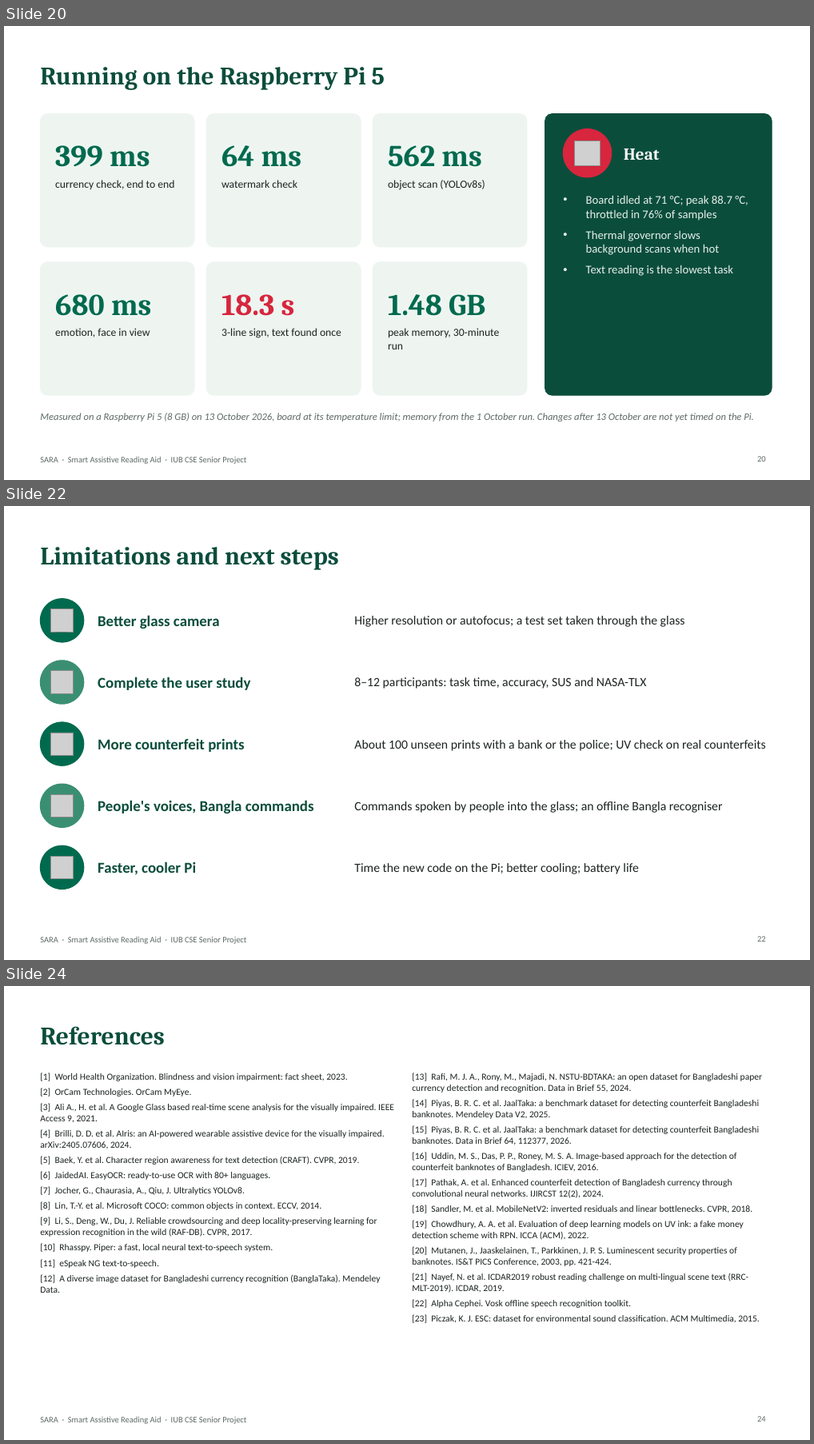
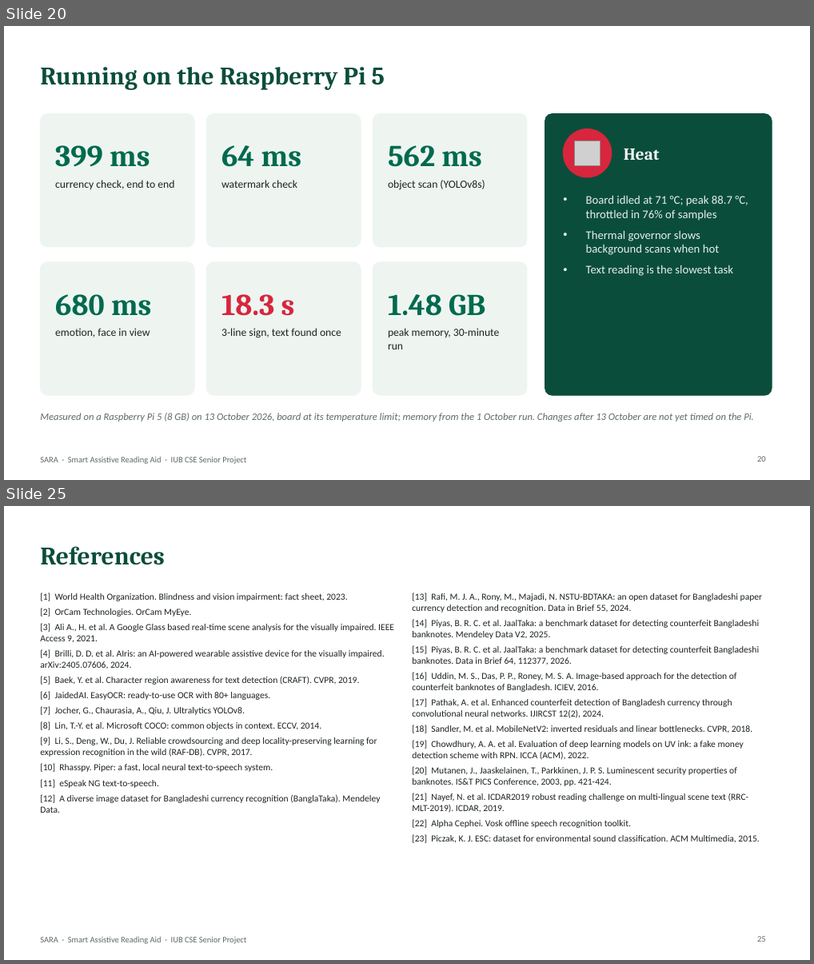
Before and after one commit to aflam330/Senior_project_wearable_glass_for_blind_people_using_ocr_and_ylo, a slide deck: Thesis Report and paper/thesis report/slides/SARA_Presentation.pptx. Shown one above the other, each under a label of ours: slides 20, 22 and 24 before the commit, slides 20 and 25 after it; the slides between them are not shown. The pictures are 814x1444 and 814x964 pixels, drawn with LibreOffice and Linux fonts; fonts in the diff are those of the drawing; grey boxes stand for pictures. Boxes give left, top, right and bottom in pixels: in the first picture for what was removed or moved away, otherwise in the second. Text is boxed around its words. In the diff, an @@ line names an element or a change of style, - is before the commit and + after.

```diff
--- a/Thesis Report and paper/thesis report/slides/SARA_Presentation.pptx
+++ b/Thesis Report and paper/thesis report/slides/SARA_Presentation.pptx
@@ slide 22 removed at [4, 506, 810, 960], background #FFFFFF; not listed: 1 template element that a slide beside it also shows @@
@@ title removed at [40, 547, 339, 570] @@
-Limitations and next steps
@@ ellipse removed at [40, 599, 84, 642] @@
@@ picture removed at [50, 609, 73, 632] @@
@@ text removed at [98, 615, 220, 629] @@
-Better glass camera
@@ text removed at [354, 616, 686, 627] @@
-Higher resolution or autofocus; a test set taken through the glass
@@ ellipse removed at [40, 660, 84, 704] @@
@@ picture removed at [50, 671, 73, 693] @@
@@ text removed at [98, 676, 250, 690] @@
-Complete the user study
@@ text removed at [354, 677, 647, 688] @@
-8–12 participants: task time, accuracy, SUS and NASA-TLX
@@ ellipse removed at [40, 722, 84, 765] @@
@@ picture removed at [50, 732, 73, 755] @@
@@ text removed at [98, 738, 244, 752] @@
-More counterfeit prints
@@ text removed at [354, 740, 766, 751] @@
-About 100 unseen prints with a bank or the police; UV check on real counterfeits
@@ ellipse removed at [40, 784, 84, 828] @@
@@ picture removed at [50, 794, 73, 816] @@
@@ text removed at [98, 800, 314, 813] @@
-People's voices, Bangla commands
@@ text removed at [354, 801, 723, 812] @@
-Commands spoken by people into the glass; an offline Bangla recogniser
@@ ellipse removed at [40, 845, 84, 889] @@
@@ picture removed at [50, 856, 73, 878] @@
@@ text removed at [98, 861, 196, 875] @@
-Faster, cooler Pi
@@ text removed at [354, 863, 638, 874] @@
-Time the new code on the Pi; better cooling; battery life
@@ page number removed at [758, 936, 766, 941] @@
-22
@@ what was slide 24 is now slide 25 @@
@@ page number at [758, 936, 766, 941]: text changed @@
-24
+25
```
Also in this commit, not shown: 16 slides changed, 5 slides added, 3 other slides removed, 17 other files.
